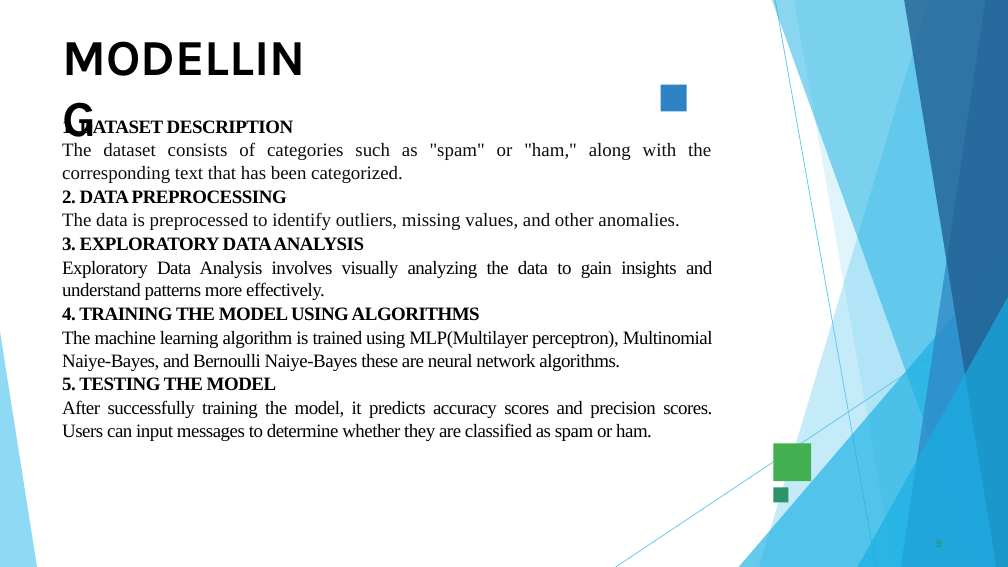
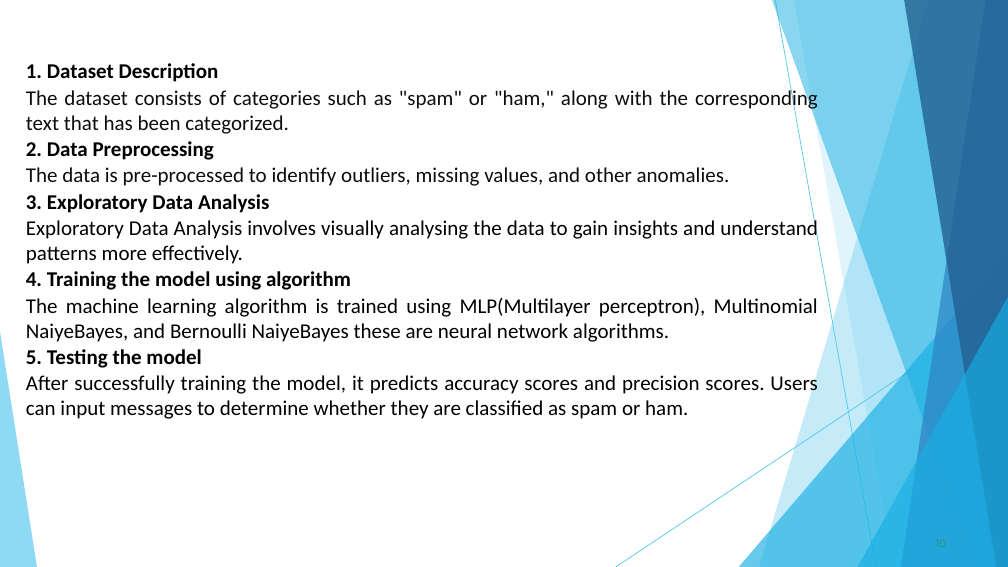
Before and after one commit to Rishika-1202/TNSDC_Generative-AI, a slide deck: slide 10 of SPAM_CLASSIFIER.pptx (slide 9 before the commit). Drawn at 1008x567 pixels with LibreOffice and Linux fonts; fonts in the diff are those of the drawing; background and template pictures are left out. Boxes give left, top, right and bottom in pixels: in the first picture for what was removed or moved away, otherwise in the second. Text is boxed around its words. In the diff, an @@ line names an element or a change of style, - is before the commit and + after.

```diff
--- a/SPAM_CLASSIFIER.pptx
+++ b/SPAM_CLASSIFIER.pptx
@@ text removed at [61,24,334,87] @@
-MODELLING
@@ text "1. Dataset Description": place and size @@
-text "1. Dataset Description" at [62,118,713,441]
+text "1. Dataset Description" at [26,63,818,419]
@@ text at [26,63,219,82]: text changed; size 18 to 20 pt; font Times New Roman to Calibri @@
-1. DATASET DESCRIPTION
+1. Dataset Description
@@ text at [26,87,818,419]: size 18 to 20 pt, font Times New Roman to Calibri in "The dataset consists of categories such as ...", "After successfully training the model, it predicts ..."; letter spacing -0.5 to 0 pt in "After successfully training the model, it predicts ..." @@
@@ freeform shape removed at [661,85,687,111] @@
@@ text at [26,141,818,368]: text changed; size 18 to 20 pt; font Times New Roman to Calibri @@
-2. DATA PREPROCESSING
-The data is preprocessed to identify outliers, missing values, and other anomalies.
-3. EXPLORATORY DATA ANALYSIS
-Exploratory Data Analysis involves visually analyzing the data to gain insights and understand patterns more effectively.
-4. TRAINING THE MODEL USING ALGORITHMS
-The machine learning algorithm is trained using MLP(Multilayer perceptron), Multinomial Naiye-Bayes, and Bernoulli Naiye-Bayes these are neural network algorithms.
-5. TESTING THE MODEL
+2. Data Preprocessing
+The data is pre-processed to identify outliers, missing values, and other anomalies.
+3. Exploratory Data Analysis
+Exploratory Data Analysis involves visually analysing the data to gain insights and understand patterns more effectively.
+4. Training the model using algorithm
+The machine learning algorithm is trained using MLP(Multilayer perceptron), Multinomial NaiyeBayes, and Bernoulli NaiyeBayes these are neural network algorithms.
+5. Testing the model
@@ freeform shape at [739,252,1008,567]: fill #17AFE3 at 66% opacity to #17AFE3 at 65% opacity @@
@@ freeform shape at [858,297,1008,567]: fill #17AFE3 at 66% opacity to #17AFE3 at 65% opacity @@
@@ freeform shape removed at [774,443,811,481] @@
@@ freeform shape removed at [774,488,789,503] @@
@@ page number at [936,540,947,547]: text changed @@
-9
+10
```
Also in this commit, not shown: 6 other slides changed, 5 slides added, 3 slides removed.
